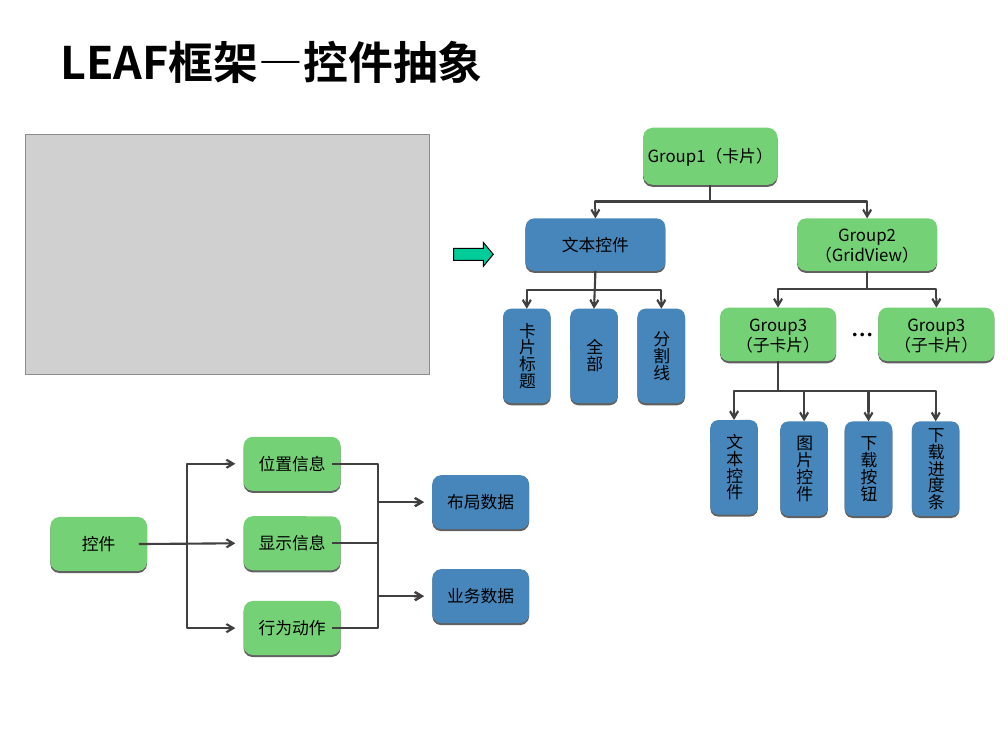
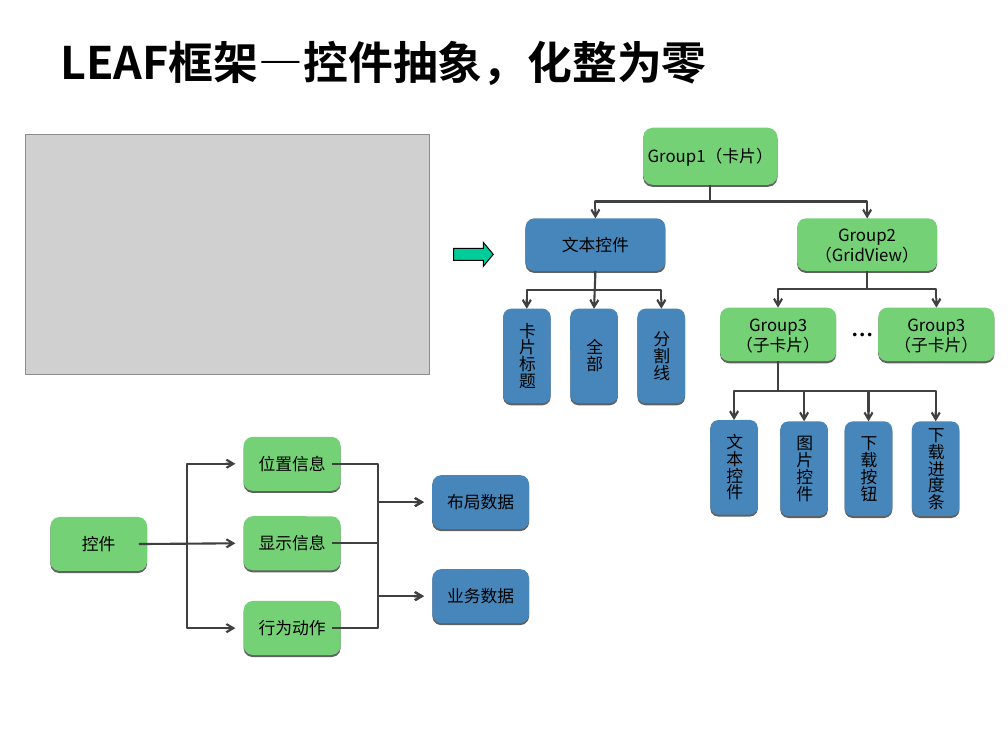
Before and after one commit to hamlingong/data, a slide deck: slide 9 of promote/龚海龙-v1.0.ppt. Drawn at 1008x756 pixels with LibreOffice and Linux fonts; fonts in the diff are those of the drawing; grey boxes stand for pictures; background and template pictures are left out. Boxes give left, top, right and bottom in pixels: in the first picture for what was removed or moved away, otherwise in the second. Text is boxed around its words. In the diff, an @@ line names an element or a change of style, - is before the commit and + after.

```diff
--- a/promote/龚海龙-v1.0.ppt
+++ b/promote/龚海龙-v1.0.ppt
@@ title at [60,40,706,85]: text changed @@
-LEAF框架—控件抽象
+LEAF框架—控件抽象，化整为零
```
Also in this commit, not shown: 8 other slides changed.
